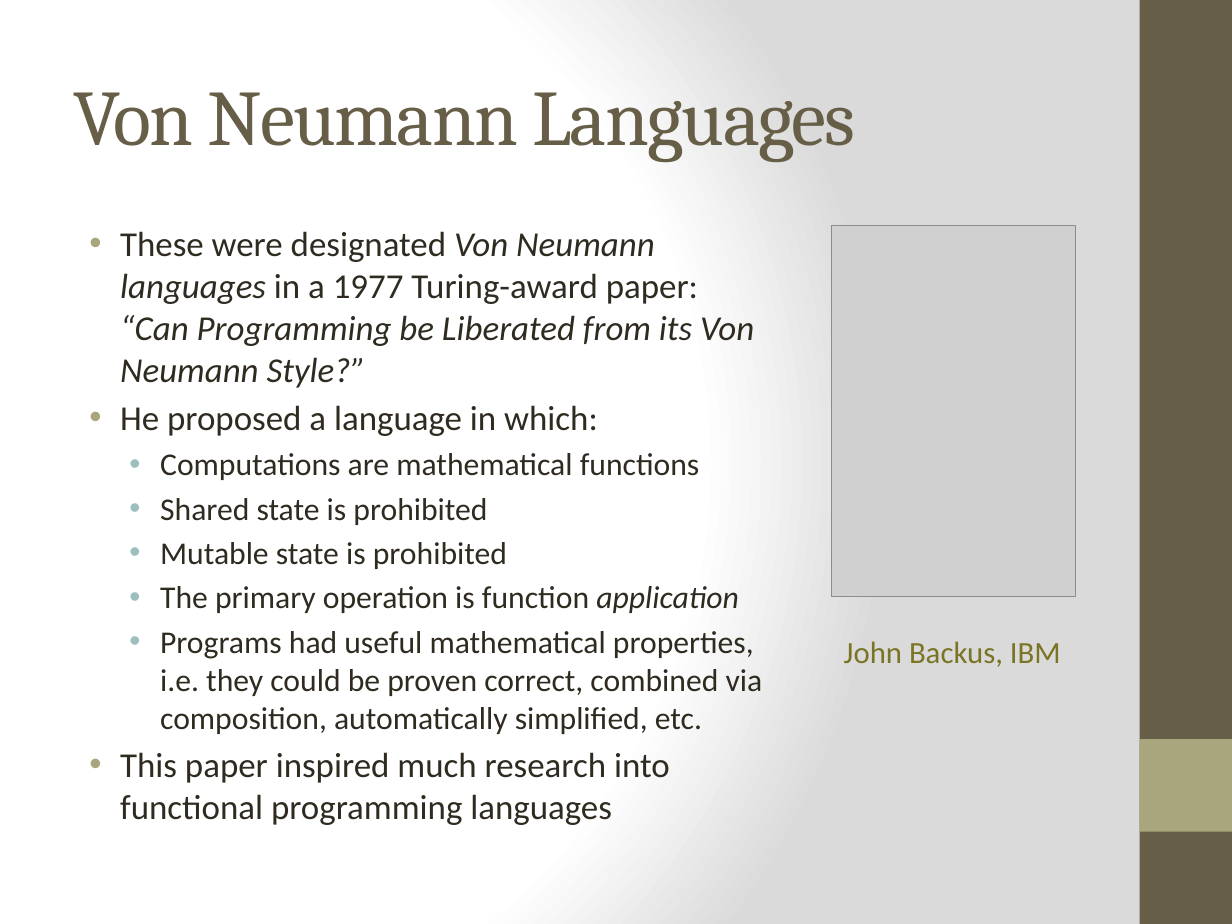
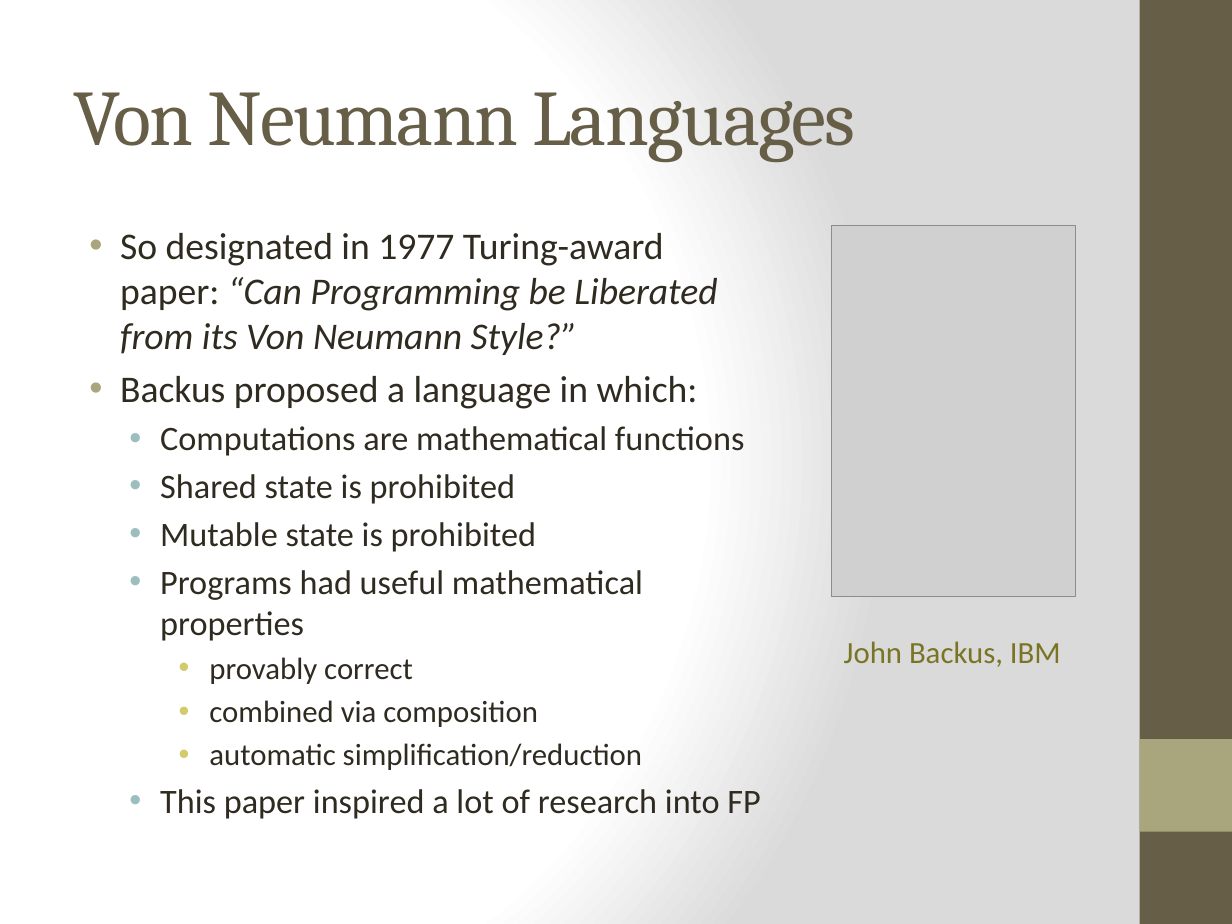
Before and after one commit to bjhartin/FoundationsOfFunctionalProgramming, a slide deck: slide 4 of FoundationsOfFunctionalProgramming.pptx. Drawn at 1232x924 pixels with LibreOffice and Linux fonts; fonts in the diff are those of the drawing; grey boxes stand for pictures. Boxes give left, top, right and bottom in pixels: in the first picture for what was removed or moved away, otherwise in the second. Text is boxed around its words. In the diff, an @@ line names an element or a change of style, - is before the commit and + after.

```diff
--- a/FoundationsOfFunctionalProgramming.pptx
+++ b/FoundationsOfFunctionalProgramming.pptx
@@ text at bbox=[120, 233, 717, 409]: text changed; size 20.4 to 22 pt @@
-• These were designated Von Neumann languages in a 1977 Turing-award paper: “Can Programming be Liberated from its Von Neumann Style?”
-• He proposed a language in which:
+• So designated in 1977 Turing-award paper: “Can Programming be Liberated from its Von Neumann Style?”
+• Backus proposed a language in which:
@@ text at bbox=[160, 426, 744, 552]: size 18.5 to 20 pt in "Computations are mathematical functions", "Shared state is prohibited", "Mutable state is prohibited" @@
@@ text at bbox=[160, 570, 760, 819]: text changed; size 18.5 to 20 pt @@
-  • The primary operation is function application
-  • Programs had useful mathematical properties, i.e. they could be proven correct, combined via composition, automatically simplified, etc.
-• This paper inspired much research into functional programming languages
+  • Programs had useful mathematical properties
+    • provably correct
+    • combined via composition
+    • automatic simplification/reduction
+  • This paper inspired a lot of research into FP
```
Also in this commit, not shown: 31 other slides changed, 3 slides added, 7 slides removed, 1 other file.
